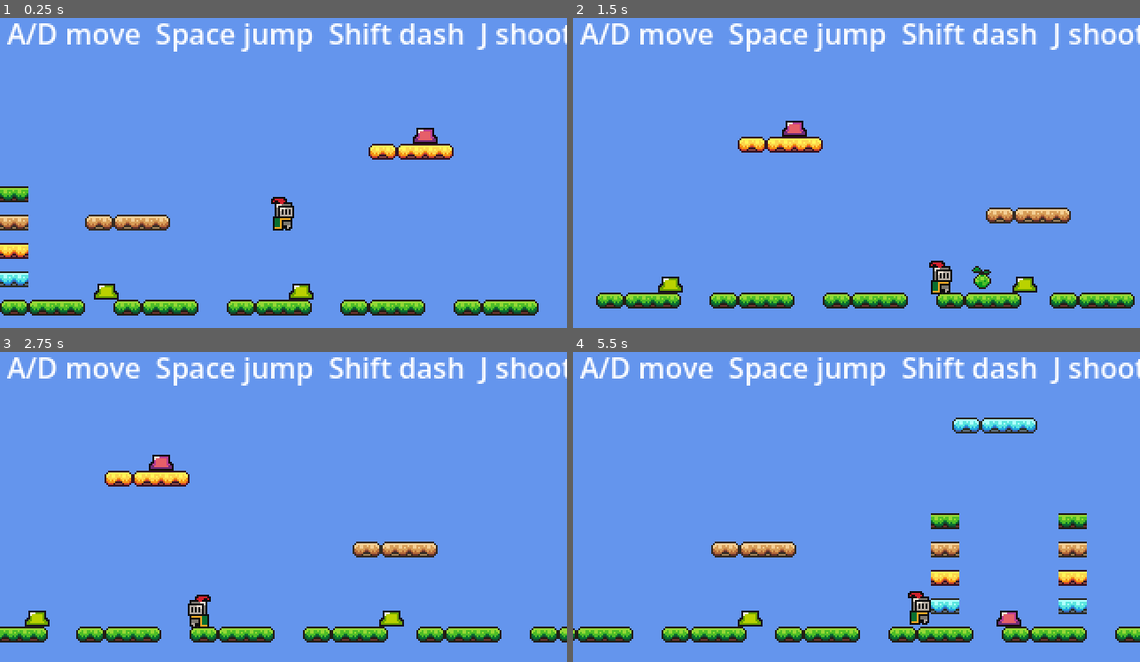
Above: before the commit, frames 1-4 (two rows, left to right).
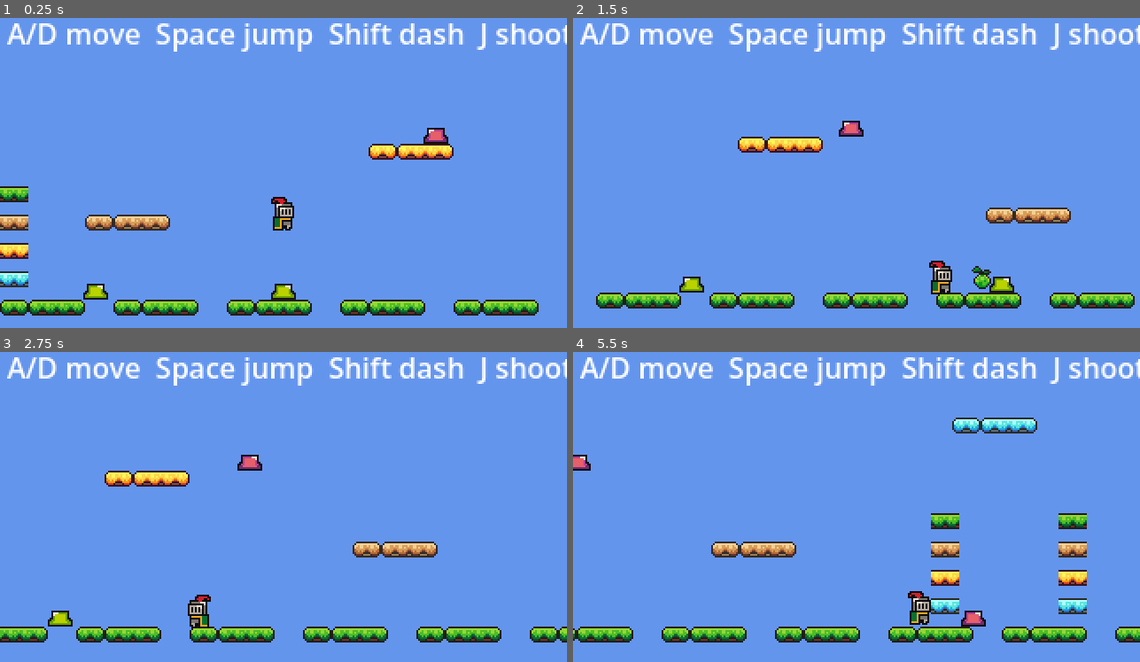
Above: after the commit, the same moments.

Repository: SolutionsByCarson/ScratchPad
Game: Godot game, scene res://scenes/main.tscn
The game is run twice, just before and just after one commit, with the same random seed, the same clock (stepped at 60 frames per second) and the same inputs.
Inputs:
- Up to frame 1 (0.25 s): no input
- Up to frame 2 (1.5 s): hold D (move_right) from 0.53 s (still down); tap Shift (dash) at 0.6 s; tap Space (jump) at 0.77 s; tap J (shoot) at 1.35 s
- Up to frame 3 (2.75 s): tap Space (jump) at 1.52 s; release D (move_right) at 2.03 s; hold A (move_left) from 2.03 s (still down); tap Shift (dash) at 2.1 s
- Up to frame 4 (5.5 s): release A (move_left) at 2.78 s; hold D (move_right) 2.78-4.28 s; tap J (shoot) at 2.85, 4.35 s; tap Space (jump) at 3.02, 3.77, 4.52 s; tap Shift (dash) at 3.6, 5.1 s; hold A (move_left) 4.28-5.03 s; hold D (move_right) from 5.03 s (still down)

The runs differ from the first frame. In frame 1, 0.8% of the frame differs, in the area x 14-80%, y 35-91%; in frame 2, 1.1%, in the area x 15-82%, y 33-89%; in frame 3, 0.9%; in frame 4, 0.7%.
Error before the commit: Parse Error: Cannot infer the type of "dx" variable because the value doesn't have a set type. (res://scripts/slime.gd:34)

Commit message:
Type-annotate slime distance calc
get_first_node_in_group returns Node, so .global_position couldn't be
inferred. Cast to Node2D and annotate dx/dy/dist_sq as float so
GDScript's static analyzer is happy.

Co-Authored-By: Claude Opus 4.7 (1M context) <noreply@anthropic.com>

Diff:
--- a/scripts/slime.gd
+++ b/scripts/slime.gd
@@ -26,14 +26,14 @@
 func _process(delta: float) -> void:
 	_hurt_cooldown_left = max(0.0, _hurt_cooldown_left - delta)
 
-	var player := get_tree().get_first_node_in_group("player")
+	var player := get_tree().get_first_node_in_group("player") as Node2D
 	var move_dir := 0.0
 	var speed := WANDER_SPEED
 
 	if player != null:
-		var dx := player.global_position.x - global_position.x
-		var dy := player.global_position.y - global_position.y
-		var dist_sq := dx * dx + dy * dy
+		var dx: float = player.global_position.x - global_position.x
+		var dy: float = player.global_position.y - global_position.y
+		var dist_sq: float = dx * dx + dy * dy
 		if dist_sq < DETECT_RADIUS * DETECT_RADIUS:
 			move_dir = signf(dx)
 			speed = CHASE_SPEED
